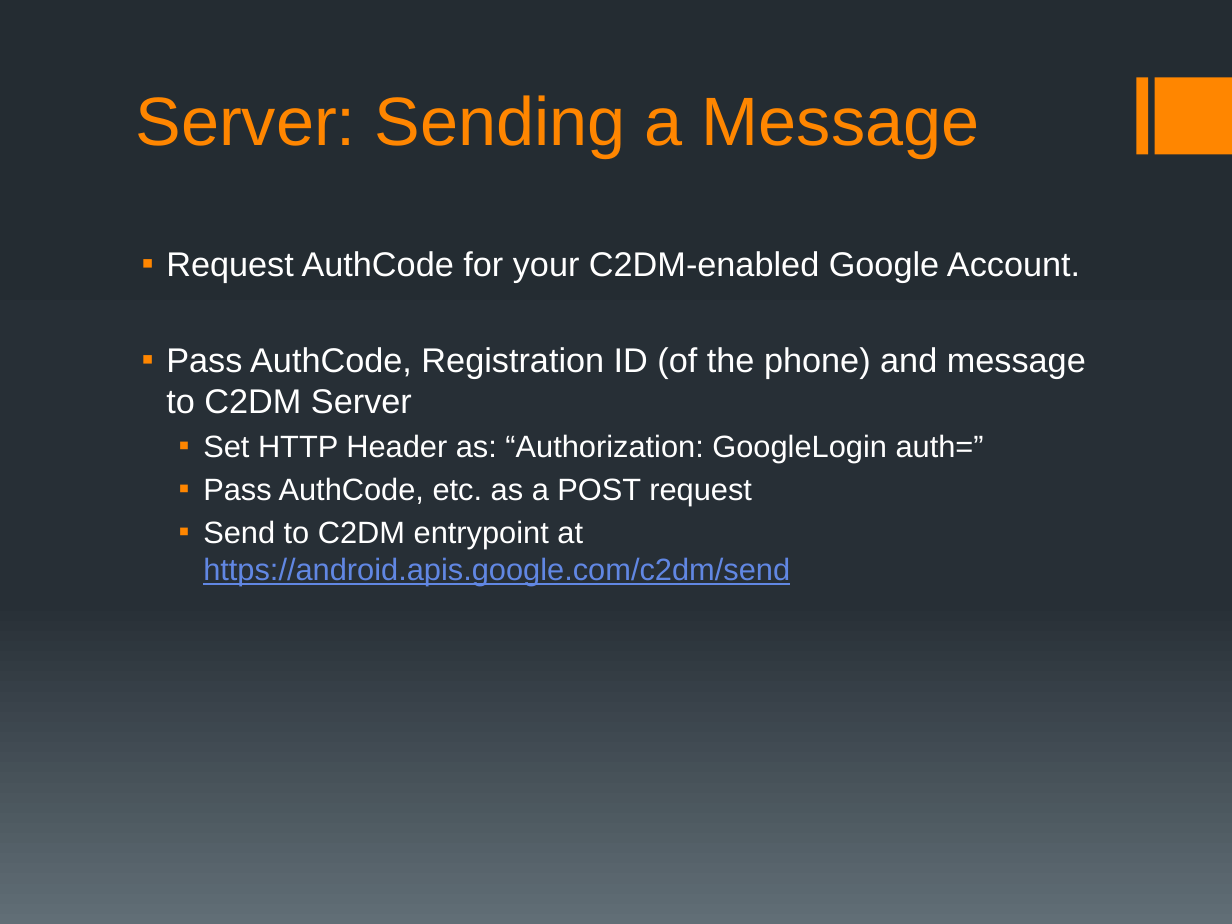
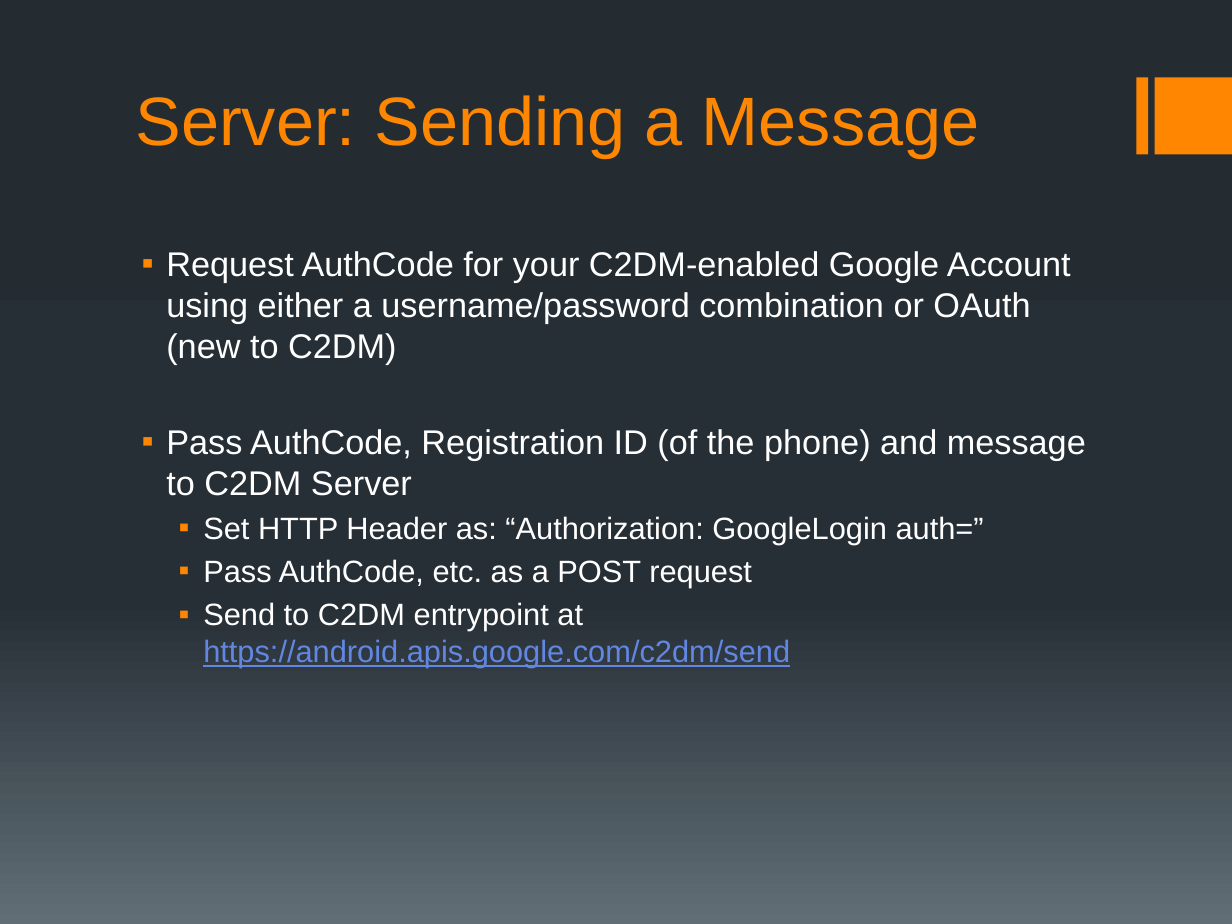
Before and after one commit to born2c0de/C2DM-Example, a slide deck: slide 12 of cs569_c2dm.pptx. Drawn at 1232x924 pixels with LibreOffice and Linux fonts; fonts in the diff are those of the drawing. Boxes give left, top, right and bottom in pixels: in the first picture for what was removed or moved away, otherwise in the second. Text is boxed around its words. In the diff, an @@ line names an element or a change of style, - is before the commit and + after.

Commit message:
updated ppt

```diff
--- a/cs569_c2dm.pptx
+++ b/cs569_c2dm.pptx
@@ text at <box>166,251,1071,365</box>: text changed @@
-▪ Request AuthCode for your C2DM-enabled Google Account.
+▪ Request AuthCode for your C2DM-enabled Google Account using either a username/password combination or OAuth (new to C2DM)
```
Also in this commit, not shown: 1 other slide changed.
